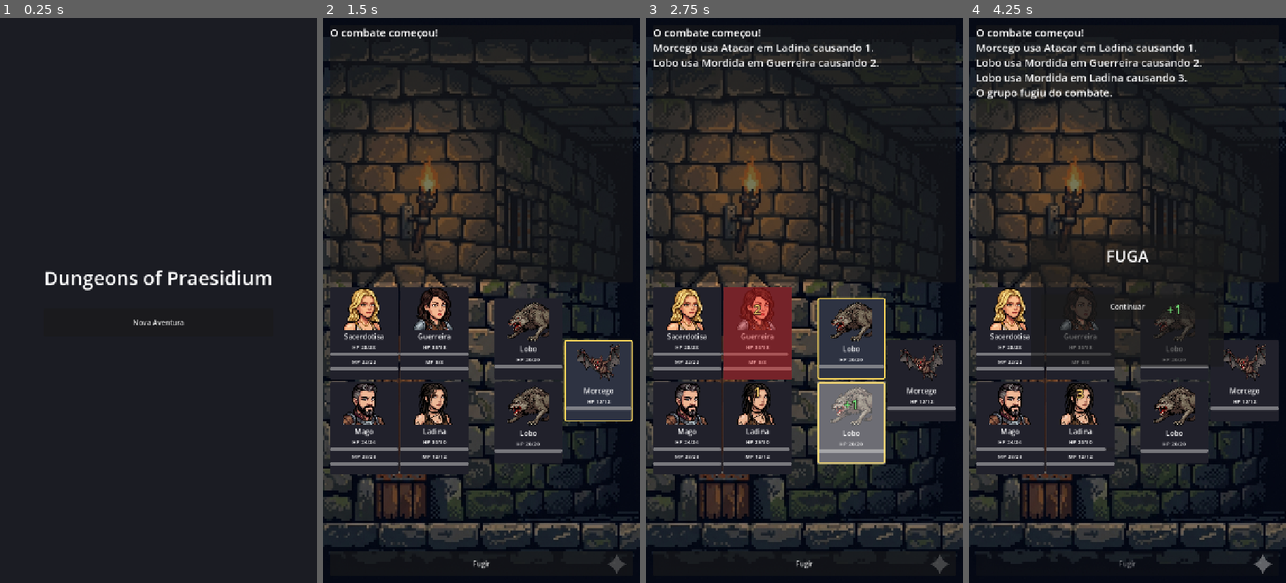
Above: before the commit, frames 1-4 (left to right).
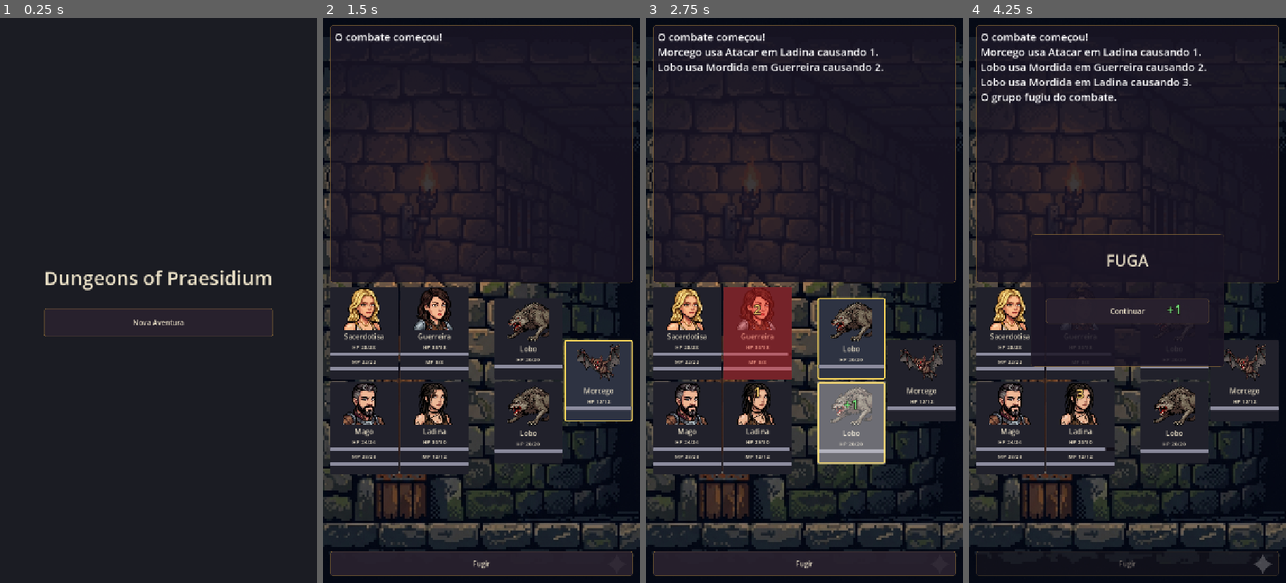
Above: after the commit, the same moments.

Repository: RoxtonRD/dungeon-rpg
Game: Godot game, scene res://scenes/main.tscn
Same seed, same stepped clock (60 frames per second), same inputs: the game is played once before the commit and once after it.
Inputs:
- Up to frame 1 (0.25 s): no input
- Up to frame 2 (1.5 s): click "Nova Aventura" at 0.5 s; click "Combate" at 1.25 s
- Up to frame 3 (2.75 s): click "Personagens" at 2 s
- Up to frame 4 (4.25 s): click "Loja" at 2.75 s; click "Formação" at 3.5 s

The runs differ from the first frame. In frame 1, 0.9% of the frame differs, in the area x 13-87%, y 44-57%; in frame 2, 8.1%; in frame 3, 9.5%; in frame 4, 12%, in the area x 2-98%, y 1-99%.

Commit message:
polish(ui): project theme + scrim panels for readability

Diff:
--- /dev/null
+++ b/assets/ui/theme.tres
@@ -0,0 +1,115 @@
+; Project-wide UI theme. Wired via project.godot gui/theme/custom.
+;
+; Palette intent: a warm dungeon-cozy look — dark scrim panels with a subtle
+; gold border, cream text, gold accents on hover / pressed buttons. Individual
+; nodes can still override styles with add_theme_*_override for special cases
+; (e.g. combat BattlerPanel keeps its own panel stylebox).
+[gd_resource type="Theme" load_steps=8 format=3]
+
+[sub_resource type="StyleBoxFlat" id="panel_default"]
+content_margin_left = 10.0
+content_margin_top = 10.0
+content_margin_right = 10.0
+content_margin_bottom = 10.0
+bg_color = Color(0.1, 0.08, 0.14, 0.85)
+border_width_left = 1
+border_width_top = 1
+border_width_right = 1
+border_width_bottom = 1
+border_color = Color(0.55, 0.42, 0.22, 0.5)
+corner_radius_top_left = 6
+corner_radius_top_right = 6
+corner_radius_bottom_right = 6
+corner_radius_bottom_left = 6
+
+[sub_resource type="StyleBoxFlat" id="btn_normal"]
+content_margin_left = 8.0
+content_margin_top = 6.0
+content_margin_right = 8.0
+content_margin_bottom = 6.0
+bg_color = Color(0.16, 0.13, 0.18, 0.92)
+border_width_left = 1
+border_width_top = 1
+border_width_right = 1
+border_width_bottom = 1
+border_color = Color(0.55, 0.42, 0.22, 0.4)
+corner_radius_top_left = 5
+corner_radius_top_right = 5
+corner_radius_bottom_right = 5
+corner_radius_bottom_left = 5
+
+[sub_resource type="StyleBoxFlat" id="btn_hover"]
+content_margin_left = 8.0
+content_margin_top = 6.0
+content_margin_right = 8.0
+content_margin_bottom = 6.0
+bg_color = Color(0.22, 0.18, 0.24, 1.0)
+border_width_left = 1
+border_width_top = 1
+border_width_right = 1
+border_width_bottom = 1
+border_color = Color(0.75, 0.6, 0.32, 0.7)
+corner_radius_top_left = 5
+corner_radius_top_right = 5
+corner_radius_bottom_right = 5
+corner_radius_bottom_left = 5
+
+[sub_resource type="StyleBoxFlat" id="btn_pressed"]
+content_margin_left = 8.0
+content_margin_top = 6.0
+content_margin_right = 8.0
+content_margin_bottom = 6.0
+bg_color = Color(0.32, 0.24, 0.16, 1.0)
+border_width_left = 1
+border_width_top = 1
+border_width_right = 1
+border_width_bottom = 1
+border_color = Color(1.0, 0.82, 0.35, 0.85)
+corner_radius_top_left = 5
+corner_radius_top_right = 5
+corner_radius_bottom_right = 5
+corner_radius_bottom_left = 5
+
+[sub_resource type="StyleBoxFlat" id="btn_disabled"]
+content_margin_left = 8.0
+content_margin_top = 6.0
+content_margin_right = 8.0
+content_margin_bottom = 6.0
+bg_color = Color(0.1, 0.09, 0.12, 0.55)
+border_width_left = 1
+border_width_top = 1
+border_width_right = 1
+border_width_bottom = 1
+border_color = Color(0.4, 0.32, 0.2, 0.25)
+corner_radius_top_left = 5
+corner_radius_top_right = 5
+corner_radius_bottom_right = 5
+corner_radius_bottom_left = 5
+
+[sub_resource type="StyleBoxFlat" id="bar_bg"]
+bg_color = Color(0.05, 0.04, 0.07, 0.85)
+corner_radius_top_left = 2
+corner_radius_top_right = 2
+corner_radius_bottom_right = 2
+corner_radius_bottom_left = 2
+
+[sub_resource type="StyleBoxFlat" id="bar_fill"]
+bg_color = Color(0.55, 0.55, 0.62, 1.0)
+corner_radius_top_left = 2
+corner_radius_top_right = 2
+corner_radius_bottom_right = 2
+corner_radius_bottom_left = 2
+
+[resource]
+Button/colors/font_color = Color(0.92, 0.88, 0.78, 1)
+Button/colors/font_disabled_color = Color(0.45, 0.42, 0.4, 1)
+Button/colors/font_hover_color = Color(1, 0.94, 0.78, 1)
+Button/colors/font_pressed_color = Color(1, 0.82, 0.35, 1)
+Button/styles/disabled = SubResource("btn_disabled")
+Button/styles/hover = SubResource("btn_hover")
+Button/styles/normal = SubResource("btn_normal")
+Button/styles/pressed = SubResource("btn_pressed")
+Label/colors/font_color = Color(0.92, 0.88, 0.78, 1)
+PanelContainer/styles/panel = SubResource("panel_default")
+ProgressBar/styles/background = SubResource("bar_bg")
+ProgressBar/styles/fill = SubResource("bar_fill")
--- a/project.godot
+++ b/project.godot
@@ -38,6 +38,10 @@
 
 enabled=PackedStringArray("res://addons/godot_ai/plugin.cfg")
 
+[gui]
+
+theme/custom="res://assets/ui/theme.tres"
+
 [rendering]
 
 renderer/rendering_method="mobile"
--- a/scripts/inventory/inventory_screen.tscn
+++ b/scripts/inventory/inventory_screen.tscn
@@ -42,15 +42,18 @@
 layout_mode = 2
 theme_override_constants/separation = 6
 
-[node name="HeroCard" type="HBoxContainer" parent="VBox"]
+[node name="HeroCardPanel" type="PanelContainer" parent="VBox"]
+layout_mode = 2
+
+[node name="HeroCard" type="HBoxContainer" parent="VBox/HeroCardPanel"]
 layout_mode = 2
 theme_override_constants/separation = 12
 
-[node name="FullBodyBox" type="Control" parent="VBox/HeroCard"]
+[node name="FullBodyBox" type="Control" parent="VBox/HeroCardPanel/HeroCard"]
 custom_minimum_size = Vector2(128, 256)
 layout_mode = 2
 
-[node name="FullBodyBg" type="ColorRect" parent="VBox/HeroCard/FullBodyBox"]
+[node name="FullBodyBg" type="ColorRect" parent="VBox/HeroCardPanel/HeroCard/FullBodyBox"]
 unique_name_in_owner = true
 layout_mode = 1
 anchors_preset = 15
@@ -61,7 +64,7 @@
 mouse_filter = 2
 color = Color(0.3, 0.3, 0.4, 1)
 
-[node name="FullBodyTex" type="TextureRect" parent="VBox/HeroCard/FullBodyBox"]
+[node name="FullBodyTex" type="TextureRect" parent="VBox/HeroCardPanel/HeroCard/FullBodyBox"]
 unique_name_in_owner = true
 visible = false
 layout_mode = 1
@@ -74,58 +77,61 @@
 expand_mode = 1
 stretch_mode = 5
 
-[node name="HeroTextCol" type="VBoxContainer" parent="VBox/HeroCard"]
+[node name="HeroTextCol" type="VBoxContainer" parent="VBox/HeroCardPanel/HeroCard"]
 layout_mode = 2
 size_flags_horizontal = 3
 theme_override_constants/separation = 6
 
-[node name="HeroInfoLabel" type="Label" parent="VBox/HeroCard/HeroTextCol"]
+[node name="HeroInfoLabel" type="Label" parent="VBox/HeroCardPanel/HeroCard/HeroTextCol"]
 unique_name_in_owner = true
 layout_mode = 2
 theme_override_font_sizes/font_size = 14
 autowrap_mode = 2
 
-[node name="StatsLabel" type="Label" parent="VBox/HeroCard/HeroTextCol"]
+[node name="StatsLabel" type="Label" parent="VBox/HeroCardPanel/HeroCard/HeroTextCol"]
 unique_name_in_owner = true
 layout_mode = 2
 theme_override_font_sizes/font_size = 14
 
-[node name="MainScroll" type="ScrollContainer" parent="VBox"]
+[node name="ScrollPanel" type="PanelContainer" parent="VBox"]
 layout_mode = 2
 size_flags_vertical = 3
 
-[node name="ContentVBox" type="VBoxContainer" parent="VBox/MainScroll"]
+[node name="MainScroll" type="ScrollContainer" parent="VBox/ScrollPanel"]
+layout_mode = 2
+
+[node name="ContentVBox" type="VBoxContainer" parent="VBox/ScrollPanel/MainScroll"]
 layout_mode = 2
 size_flags_horizontal = 3
 theme_override_constants/separation = 8
 
-[node name="EquipSectionLabel" type="Label" parent="VBox/MainScroll/ContentVBox"]
+[node name="EquipSectionLabel" type="Label" parent="VBox/ScrollPanel/MainScroll/ContentVBox"]
 layout_mode = 2
 theme_override_font_sizes/font_size = 18
 text = "Equipamentos"
 
-[node name="EquipmentRows" type="VBoxContainer" parent="VBox/MainScroll/ContentVBox"]
+[node name="EquipmentRows" type="VBoxContainer" parent="VBox/ScrollPanel/MainScroll/ContentVBox"]
 unique_name_in_owner = true
 layout_mode = 2
 theme_override_constants/separation = 6
 
-[node name="SkillSectionLabel" type="Label" parent="VBox/MainScroll/ContentVBox"]
+[node name="SkillSectionLabel" type="Label" parent="VBox/ScrollPanel/MainScroll/ContentVBox"]
 layout_mode = 2
 theme_override_font_sizes/font_size = 18
 text = "Habilidades"
 
-[node name="SkillRows" type="VBoxContainer" parent="VBox/MainScroll/ContentVBox"]
+[node name="SkillRows" type="VBoxContainer" parent="VBox/ScrollPanel/MainScroll/ContentVBox"]
 unique_name_in_owner = true
 layout_mode = 2
 theme_override_constants/separation = 6
 
-[node name="InvSectionLabel" type="Label" parent="VBox/MainScroll/ContentVBox"]
+[node name="InvSectionLabel" type="Label" parent="VBox/ScrollPanel/MainScroll/ContentVBox"]
 unique_name_in_owner = true
 layout_mode = 2
 theme_override_font_sizes/font_size = 18
 text = "Inventário"
 
-[node name="ItemListVBox" type="VBoxContainer" parent="VBox/MainScroll/ContentVBox"]
+[node name="ItemListVBox" type="VBoxContainer" parent="VBox/ScrollPanel/MainScroll/ContentVBox"]
 unique_name_in_owner = true
 layout_mode = 2
 size_flags_horizontal = 3
--- a/scripts/shop/shop_screen.tscn
+++ b/scripts/shop/shop_screen.tscn
@@ -65,11 +65,14 @@
 custom_minimum_size = Vector2(0, 48)
 text = "Vender"
 
-[node name="ItemScroll" type="ScrollContainer" parent="VBox"]
+[node name="ListPanel" type="PanelContainer" parent="VBox"]
 layout_mode = 2
 size_flags_vertical = 3
 
-[node name="ItemListVBox" type="VBoxContainer" parent="VBox/ItemScroll"]
+[node name="ItemScroll" type="ScrollContainer" parent="VBox/ListPanel"]
+layout_mode = 2
+
+[node name="ItemListVBox" type="VBoxContainer" parent="VBox/ListPanel/ItemScroll"]
 unique_name_in_owner = true
 layout_mode = 2
 size_flags_horizontal = 3
Not shown, changed: .claude/settings.local.json
Binary file changed: assets/icons/skills/mage_arcane_blast.png
